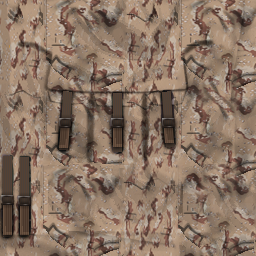
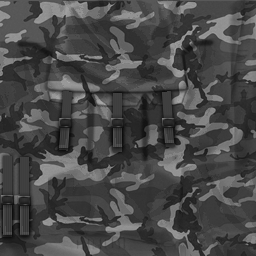
Layers edited between the first and the second 256px x 256px image:
hid group "ALICEpack_CamoDesert" (7 layers) over (0, 0, 256, 256)
showed group "ALICEpack_CamoUrban" (3 layers) over (0, 0, 256, 256)
